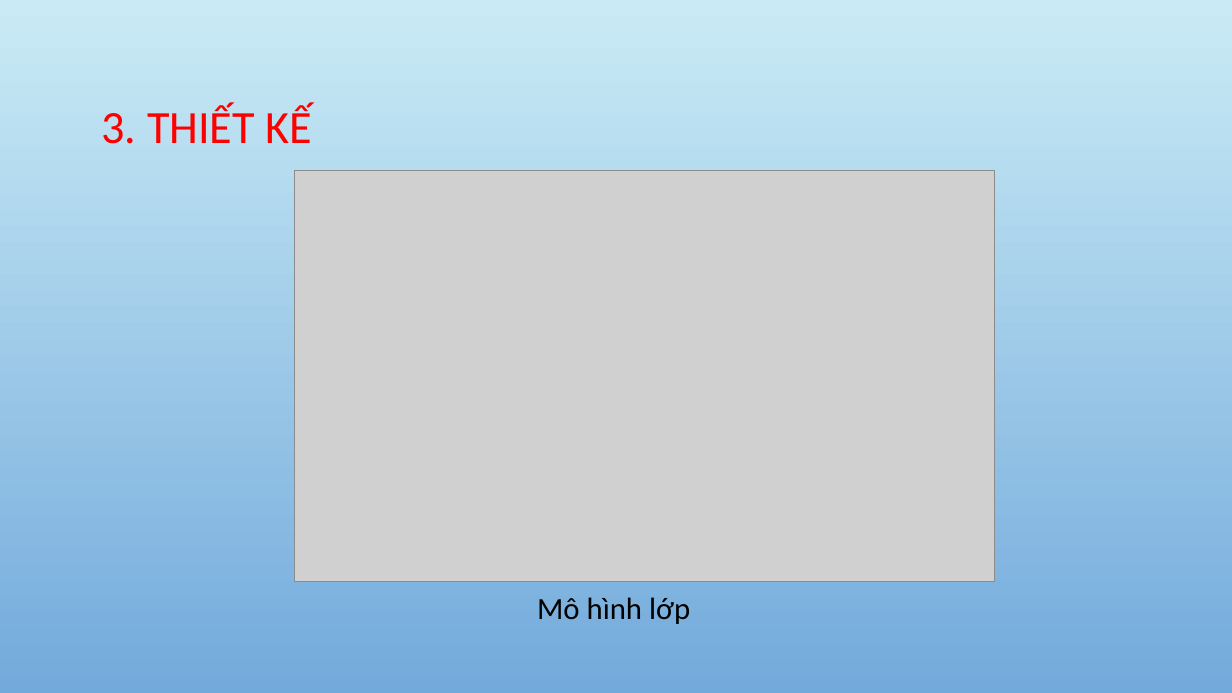
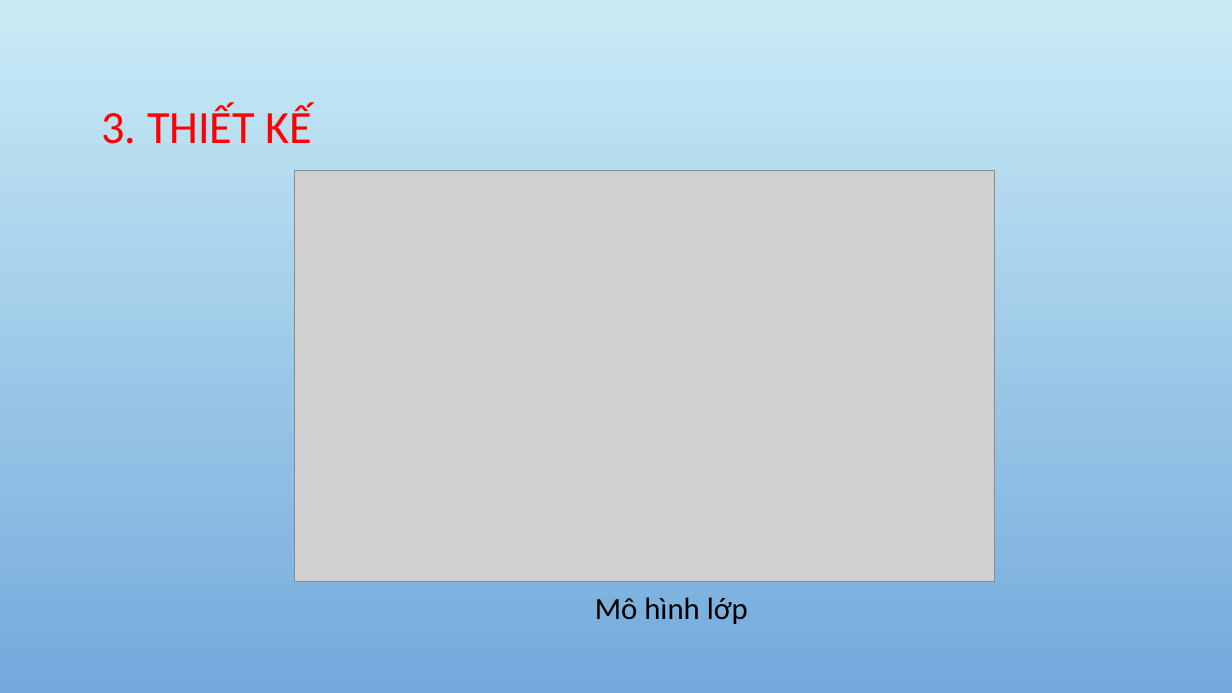
Before and after one commit to tuongthanh98/GraduationThsis, a slide deck: slide 13 of GraduationThsis_powpoint.pptx (slide 15 before the commit). Drawn at 1232x693 pixels with LibreOffice and Linux fonts; fonts in the diff are those of the drawing; grey boxes stand for pictures; background and template pictures are left out. Boxes give left, top, right and bottom in pixels: in the first picture for what was removed or moved away, otherwise in the second. Text is boxed around its words. In the diff, an @@ line names an element or a change of style, - is before the commit and + after.

```diff
--- a/GraduationThsis_powpoint.pptx
+++ b/GraduationThsis_powpoint.pptx
@@ text "Mô hình lớp": place and size @@
-text "Mô hình lớp" at (537,597,690,624)
+text "Mô hình lớp" at (595,597,748,624)
```
Also in this commit, not shown: 2 other slides changed, 2 slides added, 4 slides removed.
